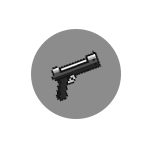
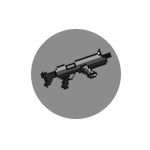
Layer changes from the first 150px x 150px image to the second:
showed "Layer 4" over [40, 48, 112, 90]
hid "Layer 3" over [50, 50, 102, 102]
